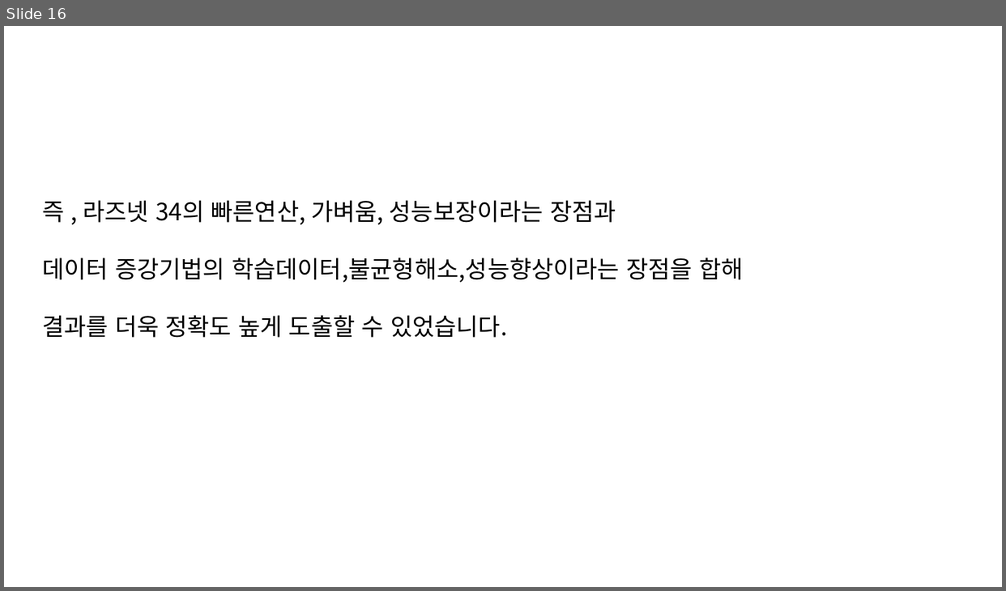
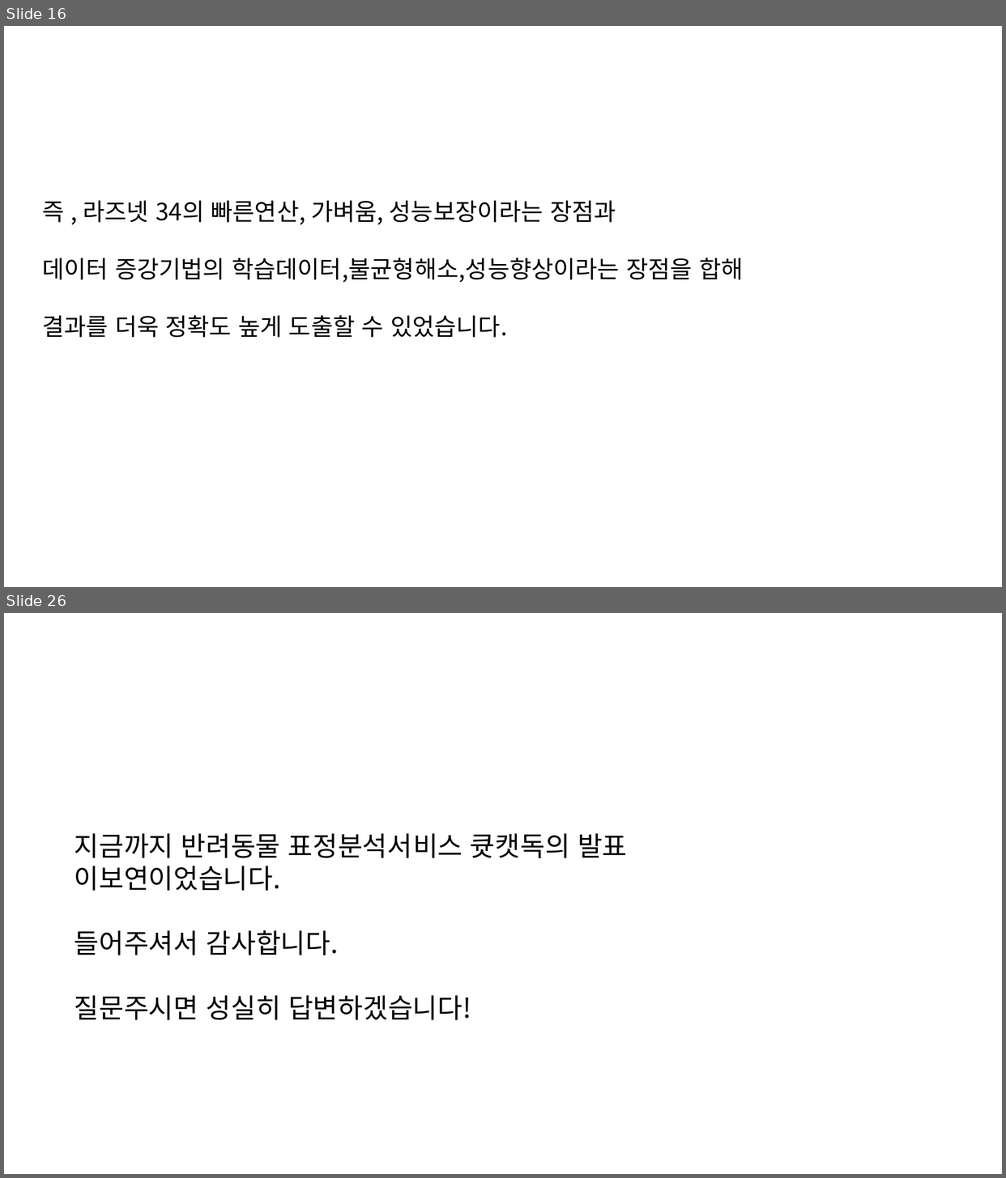
Before and after one commit to dino889/CuteCatDog, a slide deck: Document/최종 발표대본.pptx. Shown one above the other, each under a label of ours: slide 16 before the commit, slides 16 and 26 after it; the slides between them are not shown. The pictures are 1006x591 and 1006x1178 pixels, drawn with LibreOffice and Linux fonts; fonts in the diff are those of the drawing. Boxes give left, top, right and bottom in pixels: in the first picture for what was removed or moved away, otherwise in the second. Text is boxed around its words. In the diff, an @@ line names an element or a change of style, - is before the commit and + after.

Commit message:
발표대본 최종본

```diff
--- a/Document/최종 발표대본.pptx
+++ b/Document/최종 발표대본.pptx
@@ slide 26 added at (4,613,1002,1174), background #FFFFFF @@
@@ text added at (74,833,627,1020), 26 pt, text #000000 @@
+지금까지 반려동물 표정분석서비스 큣캣독의 발표 이보연이었습니다.
+들어주셔서 감사합니다.
+질문주시면 성실히 답변하겠습니다!
```
Also in this commit, not shown: 9 other slides added, 1 slide removed.
